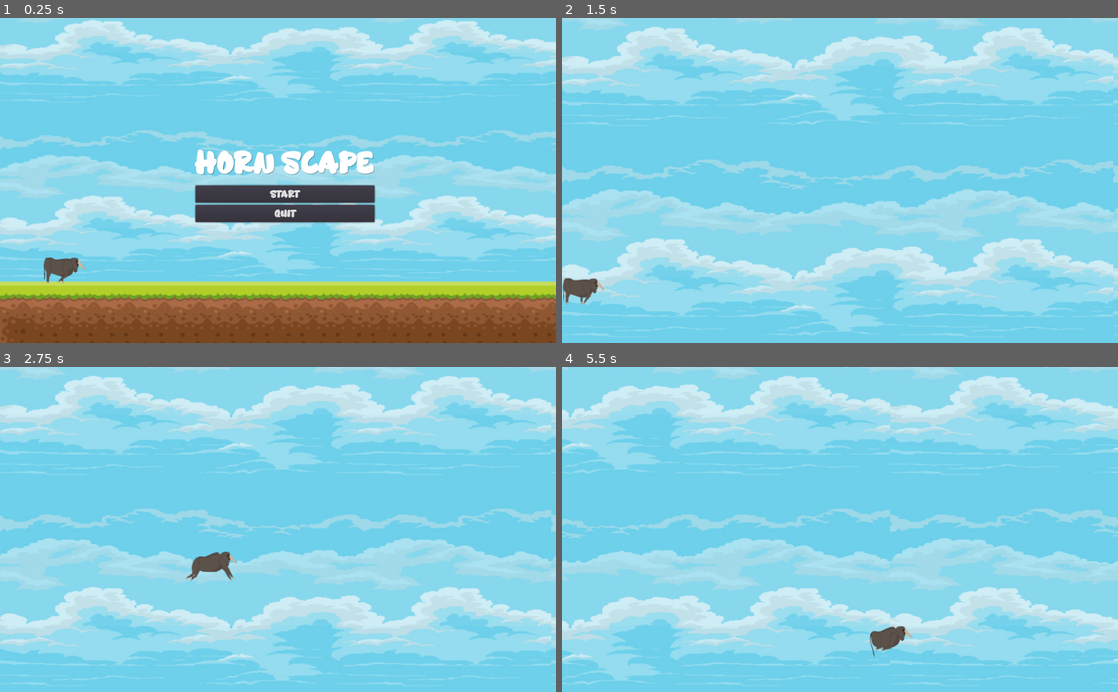
Above: before the commit, frames 1-4 (two rows, left to right).
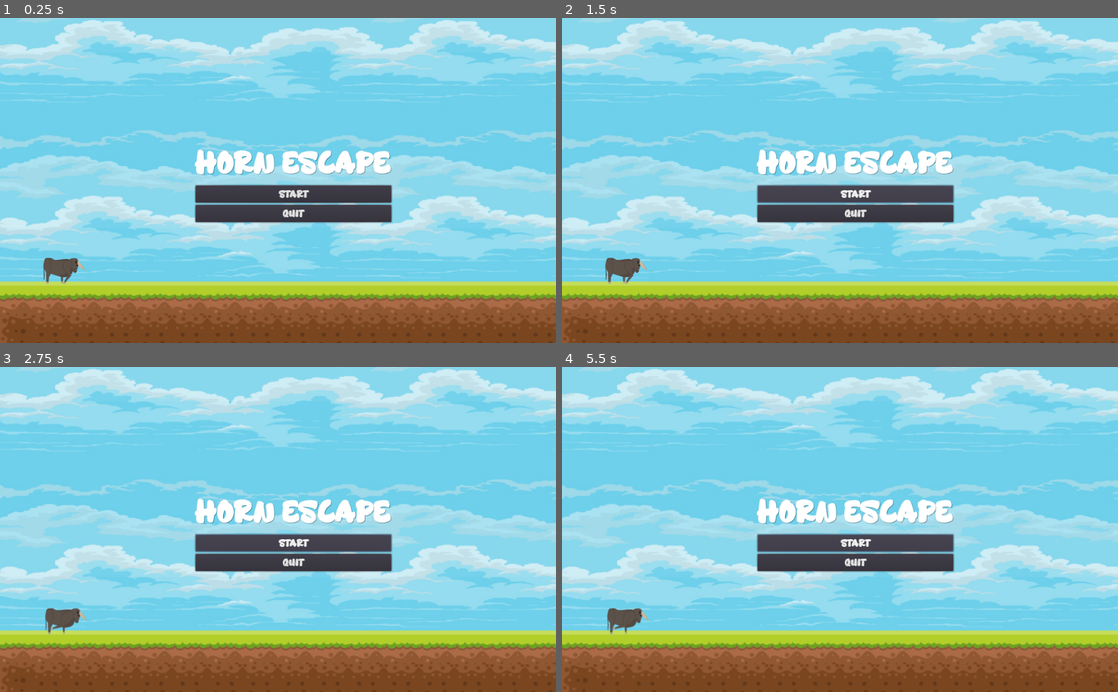
Above: after the commit, the same moments.

Repository: julianamarques/HornEscape
Game: Godot game, scene res://src/scenes/Menu.tscn
Same seed, same stepped clock (60 frames per second), same inputs: the game is played once before the commit and once after it.
Inputs (mouse positions are in pixels of both pictures, inside the frame that each line leads up to):
- Up to frame 1 (0.25 s): no input
- Up to frame 2 (1.5 s): click "START" at 0.5 s; click (856, 193) at 1.25 s, where only the run after the commit has a clickable "START"
- Up to frame 3 (2.75 s): tap Enter at 2 s; hold Right (ui_right) from 2.03 s (still down); tap Up (ui_up) at 2.27 s
- Up to frame 4 (5.5 s): tap Up (ui_up) at 3.02, 4.52, 5.27 s; release Right (ui_right) at 3.53 s; hold Left (ui_left) 3.53-4.28 s; hold Right (ui_right) from 4.28 s (still down)

The runs differ from the first frame. In frame 1, 1.4% of the frame differs, in the area x 7-71%, y 40-82%; in frame 2, 63%; in frame 3, 63%; in frame 4, 64%, in the area x 0-100%, y 0-100%.
Error after the commit: Parse Error: Can't preload resource at path: res://src/scenes/Ground.tscn (res://src/scripts/World.gd:4)

Commit message:
Fix game name

Diff:
--- a/project.godot
+++ b/project.godot
@@ -15,7 +15,7 @@
 
 [application]
 
-config/name="HornScape"
+config/name="HornEscape"
 run/main_scene="res://src/scenes/Menu.tscn"
 config/icon="res://icon.png"
 
--- a/src/scenes/Fence.tscn
+++ /dev/null
@@ -1,14 +0,0 @@
-[gd_scene load_steps=3 format=2]
-
-[ext_resource path="res://assets/imagens/fence/fence3.png" type="Texture" id=1]
-
-[sub_resource type="RectangleShape2D" id=1]
-extents = Vector2( 29.778, 32.5509 )
-
-[node name="Fence" type="StaticBody2D"]
-
-[node name="Sprite" type="Sprite" parent="."]
-texture = ExtResource( 1 )
-
-[node name="CollisionShape2D" type="CollisionShape2D" parent="."]
-shape = SubResource( 1 )
--- a/src/scenes/Ground.tscn
+++ b/src/scenes/Ground.tscn
@@ -1,8 +1,9 @@
-[gd_scene load_steps=6 format=2]
+[gd_scene load_steps=7 format=2]
 
 [ext_resource path="res://assets/imagens/ground/ground4.png" type="Texture" id=1]
 [ext_resource path="res://src/scenes/Enemy.tscn" type="PackedScene" id=2]
 [ext_resource path="res://assets/imagens/fence/fence3.png" type="Texture" id=3]
+[ext_resource path="res://src/scripts/Ground.gd" type="Script" id=4]
 
 [sub_resource type="RectangleShape2D" id=1]
 extents = Vector2( 598.119, 54.847 )
@@ -12,6 +13,7 @@
 
 [node name="Ground" type="StaticBody2D"]
 position = Vector2( 61.3692, 585.797 )
+script = ExtResource( 4 )
 
 [node name="Sprite" type="Sprite" parent="."]
 position = Vector2( 0, -3.09087 )
--- a/src/scenes/Menu.tscn
+++ b/src/scenes/Menu.tscn
@@ -44,7 +44,6 @@
 position = Vector2( 117.414, 466.482 )
 frames = SubResource( 1 )
 animation = "impulse"
-frame = 1
 playing = true
 
 [node name="CenterContainer" type="CenterContainer" parent="."]
@@ -57,26 +56,26 @@
 }
 
 [node name="VBoxContainer" type="VBoxContainer" parent="CenterContainer"]
-margin_right = 330.0
+margin_right = 363.0
 margin_bottom = 148.0
 
 [node name="Label" type="Label" parent="CenterContainer/VBoxContainer"]
-margin_right = 330.0
+margin_right = 363.0
 margin_bottom = 76.0
 custom_fonts/font = SubResource( 2 )
 custom_colors/font_color_shadow = Color( 0, 0, 0, 0.364706 )
-text = "HORN SCAPE"
+text = "HORN ESCAPE"
 
 [node name="Start" type="Button" parent="CenterContainer/VBoxContainer"]
 margin_top = 80.0
-margin_right = 330.0
+margin_right = 363.0
 margin_bottom = 112.0
 custom_fonts/font = SubResource( 3 )
 text = "START"
 
 [node name="Quit" type="Button" parent="CenterContainer/VBoxContainer"]
 margin_top = 116.0
-margin_right = 330.0
+margin_right = 363.0
 margin_bottom = 148.0
 custom_fonts/font = SubResource( 4 )
 text = "QUIT"
--- a/src/scenes/World.tscn
+++ b/src/scenes/World.tscn
@@ -1,10 +1,11 @@
-[gd_scene load_steps=9 format=2]
+[gd_scene load_steps=10 format=2]
 
 [ext_resource path="res://assets/imagens/backgrounds/background_scene.jpg" type="Texture" id=1]
 [ext_resource path="res://assets/imagens/ground/ground1.png" type="Texture" id=2]
 [ext_resource path="res://src/scenes/Player.tscn" type="PackedScene" id=3]
 [ext_resource path="res://src/scripts/World.gd" type="Script" id=4]
 [ext_resource path="res://assets/imagens/ground/ground4.png" type="Texture" id=5]
+[ext_resource path="res://src/scripts/Generate.gd" type="Script" id=6]
 
 [sub_resource type="ConvexPolygonShape2D" id=1]
 points = PoolVector2Array( 0, 0, 111, 0, 111, 111, 0, 111 )
@@ -82,4 +83,8 @@
 
 [node name="Node2D" type="Node2D" parent="."]
 
-[node name="GenerateGrondObstacles" type="Position2D" parent="Node2D"]
+[node name="Generate" type="Position2D" parent="Node2D"]
+script = ExtResource( 6 )
+
+[node name="Timer" type="Timer" parent="Node2D/Generate"]
+[connection signal="timeout" from="Node2D/Generate/Timer" to="Node2D/Generate" method="_on_timer_timeout"]
--- a/src/scripts/World.gd
+++ b/src/scripts/World.gd
@@ -2,8 +2,19 @@
 
 var time = 0
 var ground_scene = preload("res://src/scenes/Ground.tscn")
+var list = []
+var root = ground_scene.instance()
+var current = root
 
-
+func _make_scenes():
+	list.push_front(current)
+	while current:
+		if true: # check some bool expression
+			var new_node = ground_scene.instance()
+			list.push_front(new_node)
+			root.add_child(new_node)
+		list.pop_back()
+		current = null if list.empty() else list.back()
 
 func _ready() -> void:
-	set_process(true)
+	_make_scenes()
